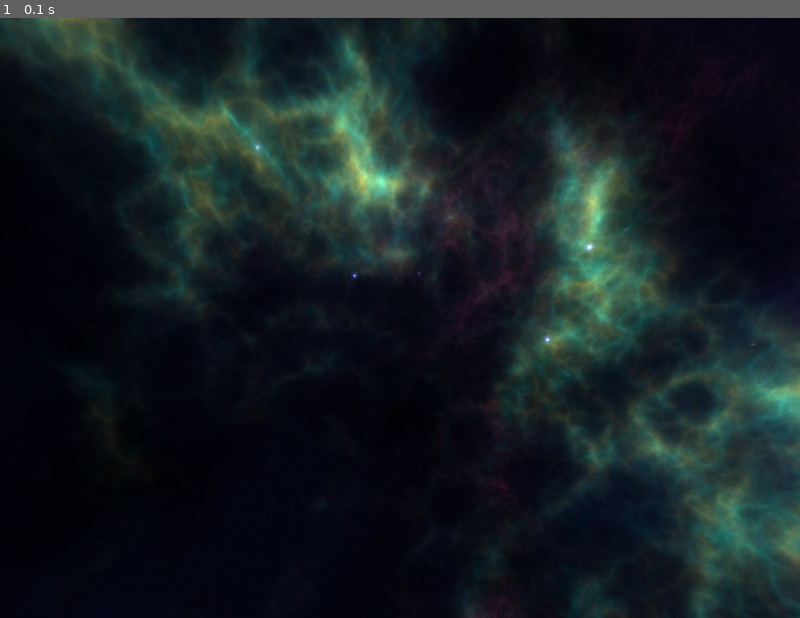
Above: before the commit, frame 1.
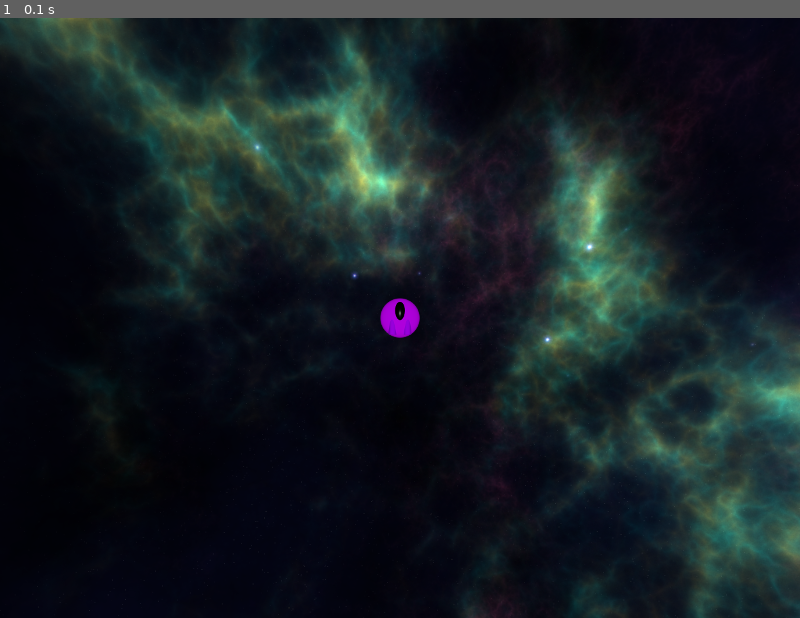
Above: after the commit, the same moment.

Repository: ashishpatel626/Asteroid_pygame
Game: pygame game, started from asteroid/__main__.py
The game is run twice, just before and just after one commit, with the same random seed, the same clock (stepped at 60 frames per second) and the same inputs.
Inputs:
- Up to frame 1 (0.1 s): no input

The runs differ from the first frame. In frame 1, 0.2% of the frame differs, in the area x 47-53%, y 46-54%.

Commit message:
Fix spaceship movement and drawing in game loop
Corrected method calls for spaceship movement and drawing in the asteroids game class. The spaceship's move and draw methods are now properly invoked, ensuring correct game logic and rendering.

Diff:
--- a/asteroid/game.py
+++ b/asteroid/game.py
@@ -26,10 +26,10 @@
                 quit()
 
     def _process_game_logic(self):
-        self.spaceship.move
+        self.spaceship.move()
 
     def _draw(self):
         self.screen.blit(self.background, (0,0))
-        self.spaceship
+        self.spaceship.draw(self.screen)
         pygame.display.flip()
         self.clock.tick(60)
